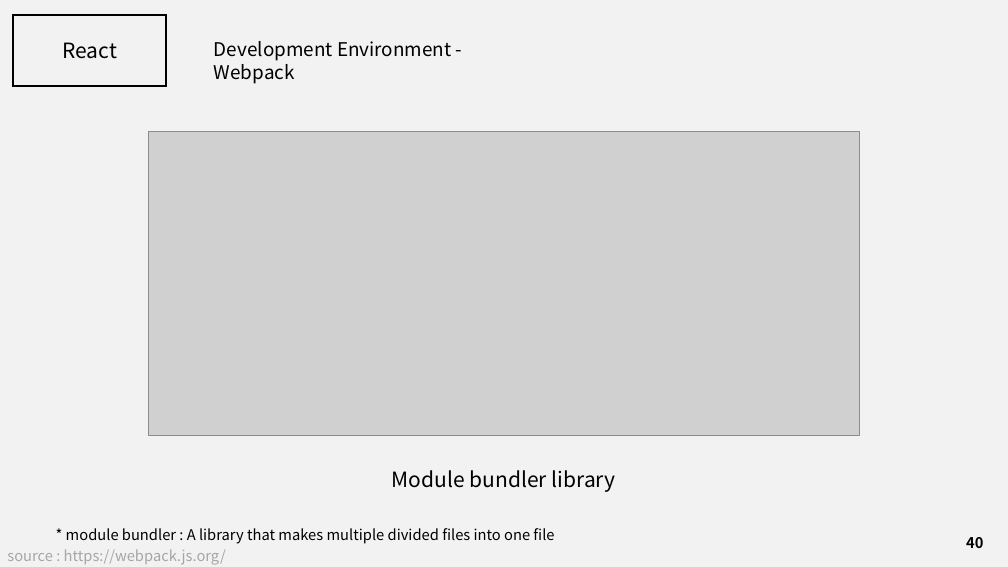
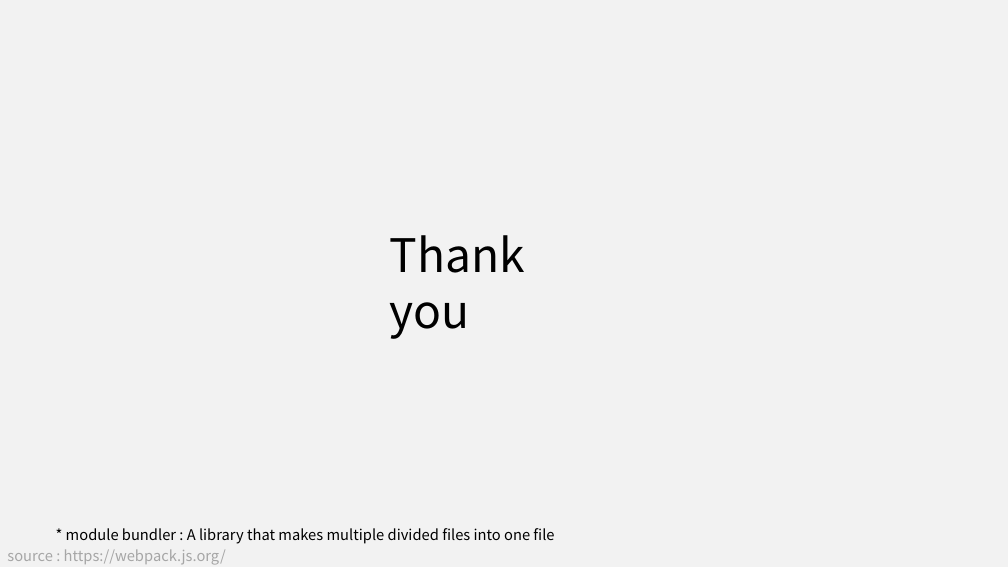
Before and after one commit to J3SUNG/Seminar, a slide deck: slide 9 of 210210_React_2.pptx (slide 40 before the commit). Drawn at 1008x567 pixels with LibreOffice and Linux fonts; fonts in the diff are those of the drawing; grey boxes stand for pictures. Boxes give left, top, right and bottom in pixels: in the first picture for what was removed or moved away, otherwise in the second. Text is boxed around its words. In the diff, an @@ line names an element or a change of style, - is before the commit and + after.

```diff
--- a/210210_React_2.pptx
+++ b/210210_React_2.pptx
@@ rectangle removed at box(13, 15, 166, 85) @@
@@ text removed at box(62, 42, 117, 59) @@
-React
@@ text removed at box(214, 41, 451, 84) @@
-Development Environment - Webpack
@@ picture removed at box(148, 131, 860, 436) @@
@@ text added at box(390, 235, 525, 339), 44 pt, text #000000 @@
+Thank you
@@ text removed at box(392, 470, 616, 492) @@
-Module bundler library
@@ page number removed at box(966, 537, 983, 548) @@
-40
```
Also in this commit, not shown: 5 other slides changed, 2 slides added, 40 slides removed, 1 other file.
